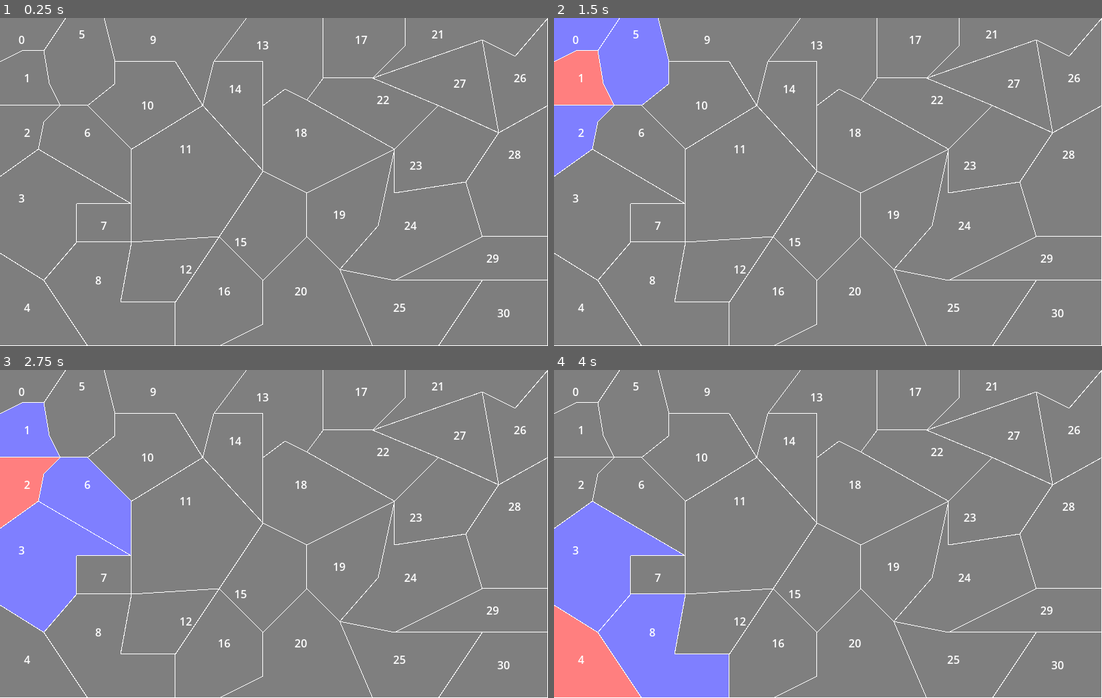
Above: before the commit, frames 1-4 (two rows, left to right).
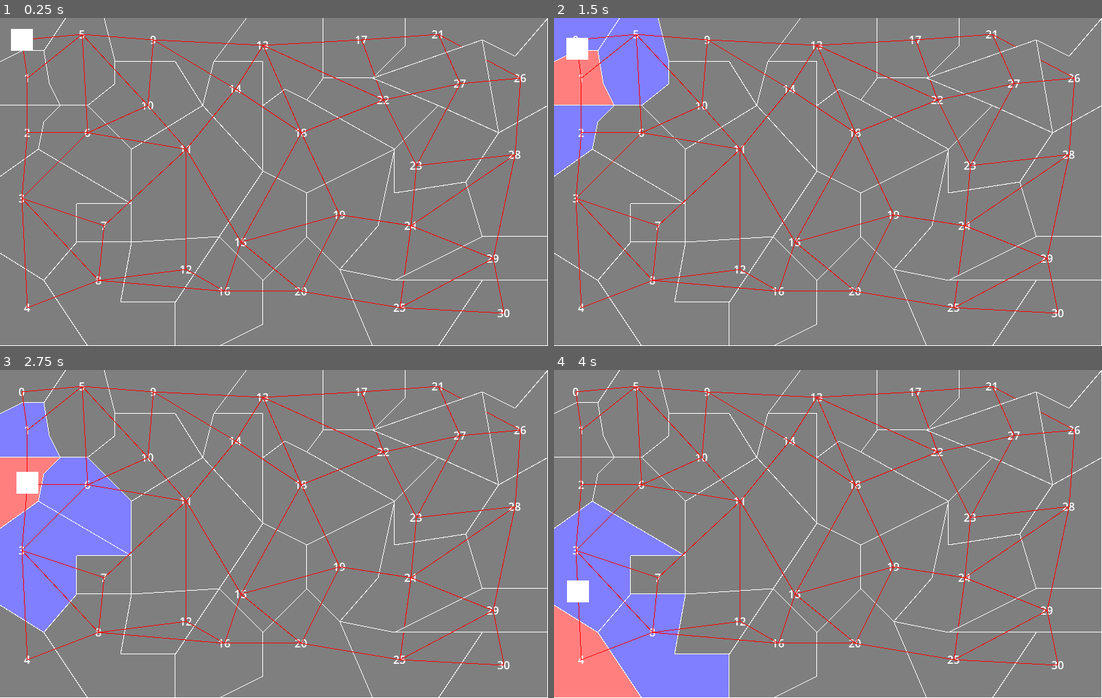
Above: after the commit, the same moments.

Repository: panW2137/province-demo
Game: Godot game, scene res://map/world.tscn
Same seed, same stepped clock (60 frames per second), same inputs: the game is played once before the commit and once after it.
Inputs (mouse positions are in pixels of both pictures, inside the frame that each line leads up to):
- Up to frame 1 (0.25 s): no input
- Up to frame 2 (1.5 s): tap Enter at 0.5 s; move the mouse to (575, 40) at 0.52 s; click (575, 40) at 0.67 s; tap Space at 1.25 s; move the mouse to (581, 77) at 1.27 s; click (581, 77) at 1.42 s
- Up to frame 3 (2.75 s): tap Enter at 2 s; move the mouse to (27, 484) at 2.02 s; click (27, 484) at 2.17 s
- Up to frame 4 (4 s): move the mouse to (575, 550) at 2.77 s; click (575, 550) at 2.92 s; move the mouse to (581, 658) at 3.52 s; click (581, 658) at 3.67 s

The runs differ from the first frame. In frame 1, 2.2% of the frame differs, in the area x 2-95%, y 3-90%; in frame 2, 2.2%; in frame 3, 2.2%; in frame 4, 2.2%, in the area x 2-95%, y 5-90%.

Commit message:
navigation update
- provinces now have navigation paths
- added navigation agent
- navigation agent travels to selected province
- the code for navigation agent is currently terrible

Diff:
--- /dev/null
+++ b/globals.gd
@@ -0,0 +1,4 @@
+extends Node
+
+var selectedProvinceId:int = 0
+var selectedProvincePosition:Vector2 = Vector2.ZERO
--- a/map/world.gd
+++ b/map/world.gd
@@ -3,15 +3,21 @@
 @onready var provinceList = $"province list"
 
 func _ready():
+	Globals.selectedProvincePosition = provinceList.get_child(0).global_position
+
 	for i in provinceList.get_child_count():
 		var province:Province = provinceList.get_child(i)
-		province.giveId(i)
+		await province.giveId(i)
 
 	for prov in provinceList.get_children():
-		prov.mouseClicked.connect(_on_province_mouse_clicked)
+		await prov.mouseClicked.connect(_on_province_mouse_clicked)
 
 	for prov in provinceList.get_children():
-		prov.findNeighbours(provinceList.get_children())
+		await prov.findNeighbours(provinceList.get_children())
+
+
+	for prov in provinceList.get_children():
+		await prov.connectToNeighbours(provinceList.get_children())
 
 func _on_province_mouse_clicked(index):
 	var province = provinceList.get_child(index)
--- a/map/world.tscn
+++ b/map/world.tscn
@@ -1,7 +1,8 @@
-[gd_scene load_steps=3 format=3 uid="uid://bh2kso5fkbflq"]
+[gd_scene load_steps=4 format=3 uid="uid://bh2kso5fkbflq"]
 
 [ext_resource type="Script" path="res://map/world.gd" id="1_t380h"]
 [ext_resource type="PackedScene" uid="uid://crv21xccbkp0u" path="res://province/province.tscn" id="2_hejrw"]
+[ext_resource type="PackedScene" uid="uid://bwukqx0uo75w6" path="res://nav agent/navagent.tscn" id="3_y70bn"]
 
 [node name="world" type="Node2D"]
 script = ExtResource("1_t380h")
@@ -136,3 +137,6 @@
 [node name="province31" parent="province list" instance=ExtResource("2_hejrw")]
 position = Vector2(736, 432)
 polygon = PackedVector2Array(64, -48, -32, -48, -96, 48, 64, 48)
+
+[node name="navagent" parent="." instance=ExtResource("3_y70bn")]
+position = Vector2(32, 32)
--- /dev/null
+++ b/nav agent/navagent.gd
@@ -0,0 +1,52 @@
+extends CharacterBody2D
+
+#just copied this from docs lol
+
+var movement_speed: float = 200.0
+var movement_target_position: Vector2 = Vector2.ZERO
+
+@onready var navigation_agent: NavigationAgent2D = $NavigationAgent2D
+
+
+func _ready():
+	# These values need to be adjusted for the actor's speed
+	# and the navigation layout.
+	navigation_agent.path_desired_distance = 4.0
+	navigation_agent.target_desired_distance = 4.0
+
+	# Make sure to not await during _ready.
+	call_deferred("actor_setup")
+
+func actor_setup():
+	# Wait for the first physics frame so the NavigationServer can sync.
+	await get_tree().physics_frame
+
+	# Now that the navigation map is no longer empty, set the movement target.
+	set_movement_target(movement_target_position)
+
+func set_movement_target(movement_target: Vector2):
+	navigation_agent.target_position = movement_target
+
+var new_velocity: Vector2 = Vector2.ZERO
+
+func _physics_process(delta):
+	set_movement_target(Globals.selectedProvincePosition)
+
+	if navigation_agent.is_navigation_finished():
+		return
+
+	var next_path_position: Vector2 = navigation_agent.get_next_path_position()
+
+	#new_velocity = next_path_position - global_position
+	#new_velocity = new_velocity.normalized()
+	#new_velocity = new_velocity * movement_speed
+
+	set_velocity(new_velocity)
+
+	move_and_slide()
+
+
+func _on_navigation_agent_2d_link_reached(details):
+	new_velocity = details.link_exit_position - global_position
+	new_velocity = new_velocity.normalized()
+	new_velocity = new_velocity * movement_speed
--- /dev/null
+++ b/nav agent/navagent.tscn
@@ -0,0 +1,16 @@
+[gd_scene load_steps=2 format=3 uid="uid://bwukqx0uo75w6"]
+
+[ext_resource type="Script" path="res://nav agent/navagent.gd" id="1_uo6uv"]
+
+[node name="navagent" type="CharacterBody2D"]
+script = ExtResource("1_uo6uv")
+
+[node name="NavigationAgent2D" type="NavigationAgent2D" parent="."]
+
+[node name="ColorRect" type="ColorRect" parent="."]
+offset_left = -16.0
+offset_top = -16.0
+offset_right = 16.0
+offset_bottom = 16.0
+
+[connection signal="link_reached" from="NavigationAgent2D" to="." method="_on_navigation_agent_2d_link_reached"]
--- a/project.godot
+++ b/project.godot
@@ -14,6 +14,10 @@
 run/main_scene="res://map/world.tscn"
 config/features=PackedStringArray("4.0", "GL Compatibility")
 config/icon="res://icon.svg"
+
+[autoload]
+
+Globals="*res://globals.gd"
 
 [display]
 
--- a/province/province.gd
+++ b/province/province.gd
@@ -6,6 +6,7 @@
 @onready var border = $border
 @onready var idText = $id
 @onready var animation = $AnimationPlayer
+@onready var navMesh = $NavigationRegion2D
 
 var id:int = 0
 var neighbours:Array[int]
@@ -15,8 +16,17 @@
 signal mouseClicked(index)
 
 func _ready():
+	#collision
 	colPolygon.polygon = polygon
 
+	#navigation
+	#var navMeshPolygon:NavigationPolygon = NavigationPolygon.new()
+	#var outline = polygon
+	#navMeshPolygon.add_outline(outline)
+	#navMeshPolygon.make_polygons_from_outlines()
+	#navMesh.navigation_polygon = navMeshPolygon
+
+	#border
 	#idk why it doesn't work wihout this
 	var borderPoints:PackedVector2Array = polygon
 	borderPoints.push_back(polygon[0])
@@ -26,6 +36,20 @@
 func giveId(newId:int):
 	id = newId
 	idText.text = str(newId)
+
+func connectToNeighbours(allProvinces:Array):
+	for i in neighbours:
+		var nei = allProvinces[i]
+		var line:Line2D = Line2D.new()
+		var link:NavigationLink2D = NavigationLink2D.new()
+
+		line.add_point(Vector2.ZERO)
+		line.width = 1
+		line.default_color = Color(1,0,0)
+		link.end_position = nei.global_position - global_position
+		line.add_point(link.end_position)
+		add_child(link)
+		add_child(line)
 
 func findNeighbours(allProvinces:Array):
 	#for every province
@@ -67,6 +91,8 @@
 	if event is InputEventMouseButton:
 		if event.button_index == MOUSE_BUTTON_LEFT and event.pressed:
 			emit_signal("mouseClicked",id)
+			Globals.selectedProvinceId = id
+			Globals.selectedProvincePosition = global_position
 
 func highlight():
 	color = Color(0.5,0.5,1)
--- a/province/province.tscn
+++ b/province/province.tscn
@@ -1,6 +1,26 @@
-[gd_scene load_steps=5 format=3 uid="uid://crv21xccbkp0u"]
+[gd_scene load_steps=6 format=3 uid="uid://crv21xccbkp0u"]
 
 [ext_resource type="Script" path="res://province/province.gd" id="1_kr6sr"]
+
+[sub_resource type="NavigationPolygon" id="NavigationPolygon_qjgfb"]
+vertices = PackedVector2Array(0, 8, -8, 0, 0, -8, 8, 0)
+polygons = Array[PackedInt32Array]([PackedInt32Array(0, 1, 2, 3)])
+outlines = Array[PackedVector2Array]([PackedVector2Array(0, 8, -8, 0, 0, -8, 8, 0)])
+
+[sub_resource type="Animation" id="Animation_qt4fn"]
+length = 0.001
+tracks/0/type = "value"
+tracks/0/imported = false
+tracks/0/enabled = true
+tracks/0/path = NodePath(".:color")
+tracks/0/interp = 1
+tracks/0/loop_wrap = true
+tracks/0/keys = {
+"times": PackedFloat32Array(0),
+"transitions": PackedFloat32Array(1),
+"update": 0,
+"values": [Color(0.498039, 0.498039, 0.498039, 1)]
+}
 
 [sub_resource type="Animation" id="Animation_t88nd"]
 resource_name = "selected"
@@ -18,21 +38,6 @@
 "values": [Color(0.498039, 0.498039, 0.498039, 1), Color(0.87451, 0.87451, 0.87451, 1), Color(0.498039, 0.498039, 0.498039, 1)]
 }
 
-[sub_resource type="Animation" id="Animation_qt4fn"]
-length = 0.001
-tracks/0/type = "value"
-tracks/0/imported = false
-tracks/0/enabled = true
-tracks/0/path = NodePath(".:color")
-tracks/0/interp = 1
-tracks/0/loop_wrap = true
-tracks/0/keys = {
-"times": PackedFloat32Array(0),
-"transitions": PackedFloat32Array(1),
-"update": 0,
-"values": [Color(0.498039, 0.498039, 0.498039, 1)]
-}
-
 [sub_resource type="AnimationLibrary" id="AnimationLibrary_y2mag"]
 _data = {
 "RESET": SubResource("Animation_qt4fn"),
@@ -42,6 +47,9 @@
 [node name="province" type="Polygon2D"]
 color = Color(0.498039, 0.498039, 0.498039, 1)
 script = ExtResource("1_kr6sr")
+
+[node name="NavigationRegion2D" type="NavigationRegion2D" parent="."]
+navigation_polygon = SubResource("NavigationPolygon_qjgfb")
 
 [node name="id" type="Label" parent="."]
 offset_left = -32.0
Not shown, changed: .gitattributes
Not shown, changed: export/province demo.pck
